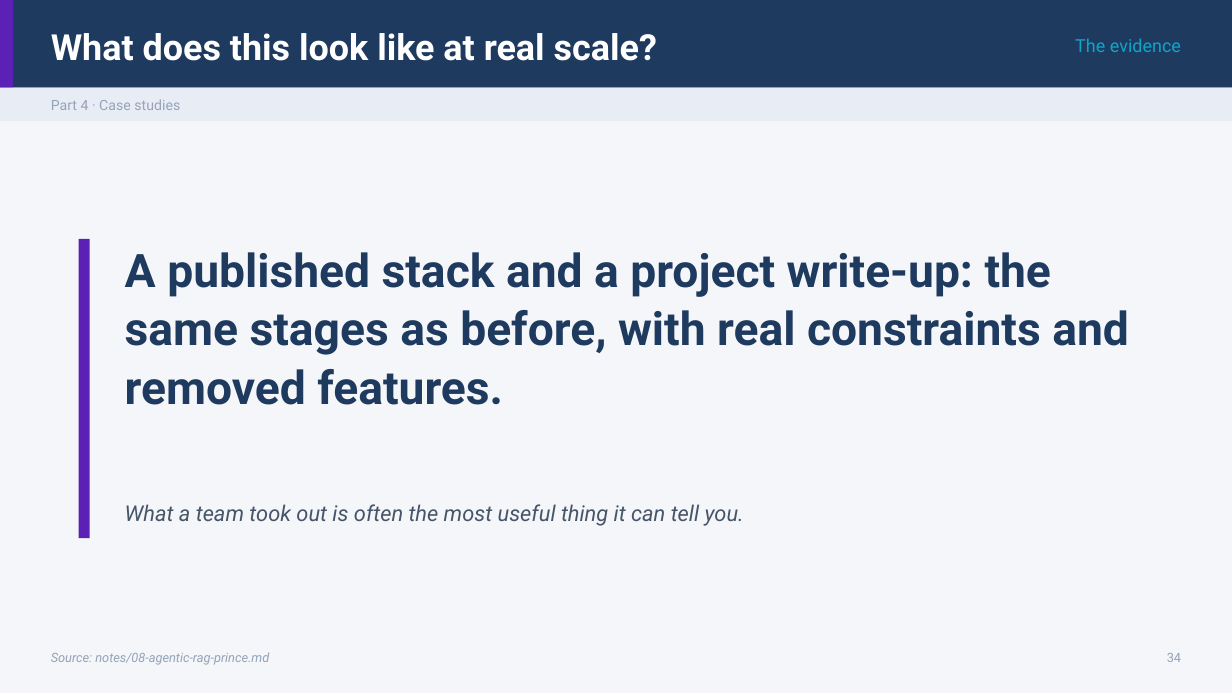
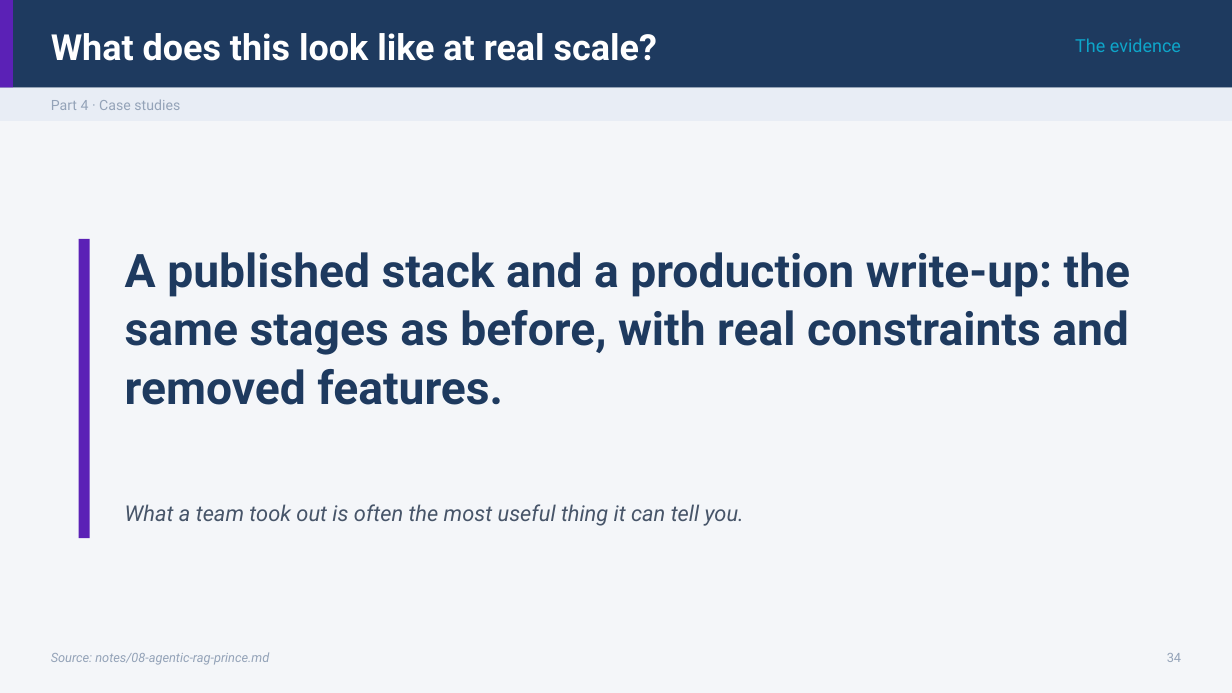
Before and after one commit to ramseywise/learn-ai-engineering, a slide deck: slide 34 of generative-ai/02-rag-retrieval/slides/rag-retrieval.pptx. Drawn at 1232x693 pixels with LibreOffice and Linux fonts; fonts in the diff are those of the drawing. Boxes give left, top, right and bottom in pixels: in the first picture for what was removed or moved away, otherwise in the second. Text is boxed around its words. In the diff, an @@ line names an element or a change of style, - is before the commit and + after.

```diff
--- a/generative-ai/02-rag-retrieval/slides/rag-retrieval.pptx
+++ b/generative-ai/02-rag-retrieval/slides/rag-retrieval.pptx
@@ text at <box>125,252,1130,405</box>: text changed @@
-A published stack and a project write-up: the same stages as before, with real constraints and removed features.
+A published stack and a production write-up: the same stages as before, with real constraints and removed features.
```
Also in this commit, not shown: 2 other slides changed, 59 other files.
